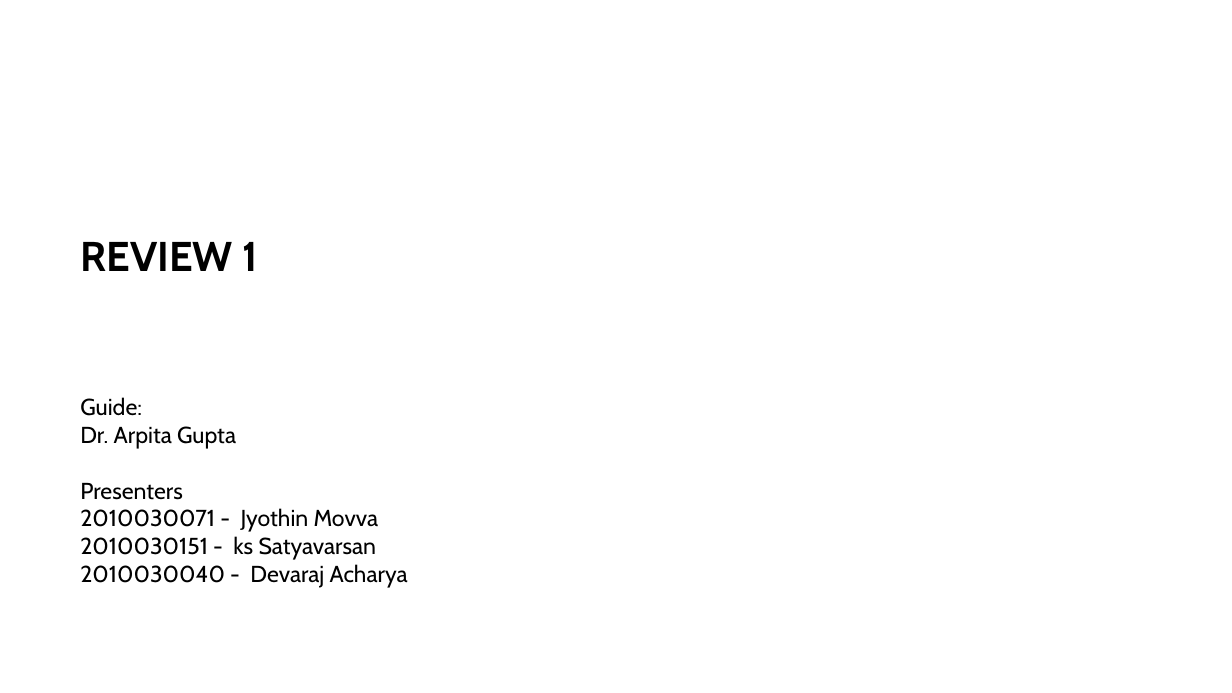
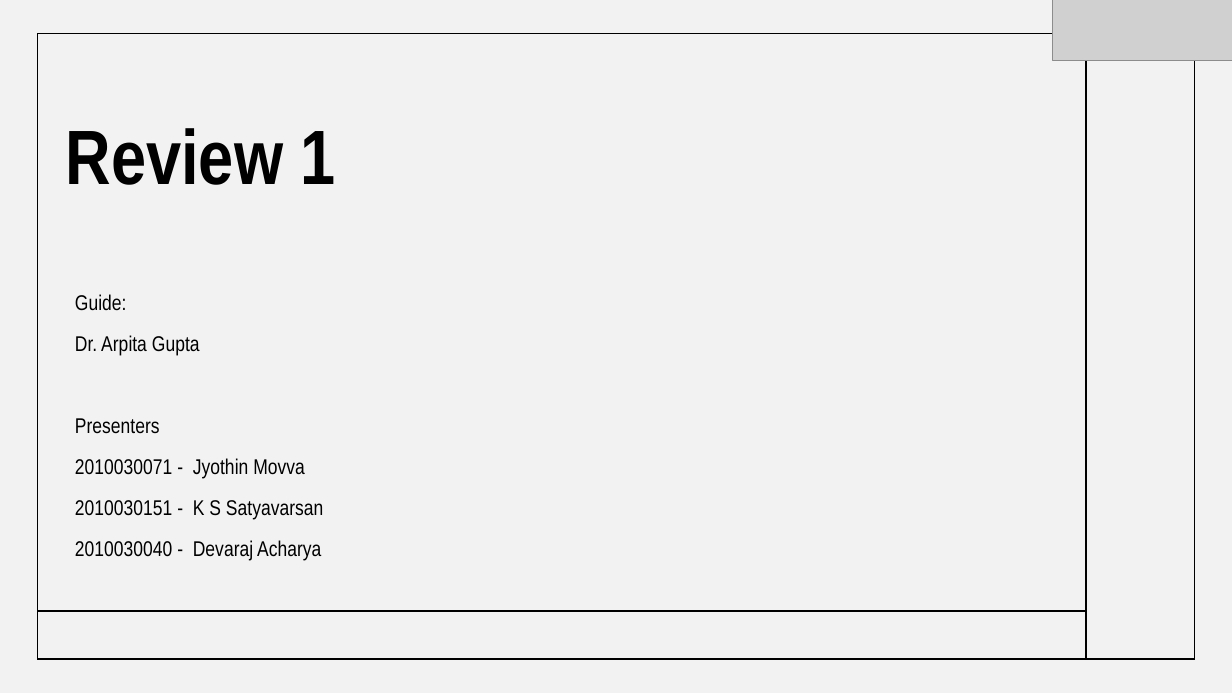
Before and after one commit to 2010030151-satya/Music-generation, a slide deck: slide 1 of presentations/aids_review1.pptx. Drawn at 1232x693 pixels with LibreOffice and Linux fonts; fonts in the diff are those of the drawing; grey boxes stand for pictures. Boxes give left, top, right and bottom in pixels: in the first picture for what was removed or moved away, otherwise in the second. Text is boxed around its words. In the diff, an @@ line names an element or a change of style, - is before the commit and + after.

```diff
--- a/presentations/aids_review1.pptx
+++ b/presentations/aids_review1.pptx
@@ rectangle added at [0, 0, 1232, 693], fill #000000 at 5% opacity @@
@@ title "Review 1" at [66, 128, 336, 185]: vertical alignment top to bottom @@
@@ picture added at [1053, 0, 1232, 60] @@
@@ rectangle added at [37, 34, 1195, 660], outline #000000 1 pt @@
@@ line added from (1086, 34) to (1086, 659), #000000 1 pt @@
@@ title at [66, 128, 336, 185]: text changed; size 32.4 to 60 pt; font Cabin to Arial Narrow @@
-REVIEW 1
+Review 1
@@ text "Guide:": place and size @@
-text "Guide:" at [80, 397, 408, 588]
+text "Guide:" at [75, 294, 323, 561]
@@ text at [75, 294, 321, 561]: size 18 to 16.6 pt, font Cabin to Arial Narrow in "Guide:", "Dr. Arpita Gupta", "Presenters", "2010030071 - Jyothin Movva" and 1 more places; line spacing 1 to 1.1; more space between paragraphs @@
@@ text at [75, 500, 323, 520]: text changed; size 18 to 16.6 pt; font Cabin to Arial Narrow @@
-2010030151 - ks Satyavarsan
+2010030151 - K S Satyavarsan
@@ line added from (38, 611) to (1086, 611), #000000 1 pt @@
```
Also in this commit, not shown: 13 other slides changed, 1 slide added, 2 other files.
